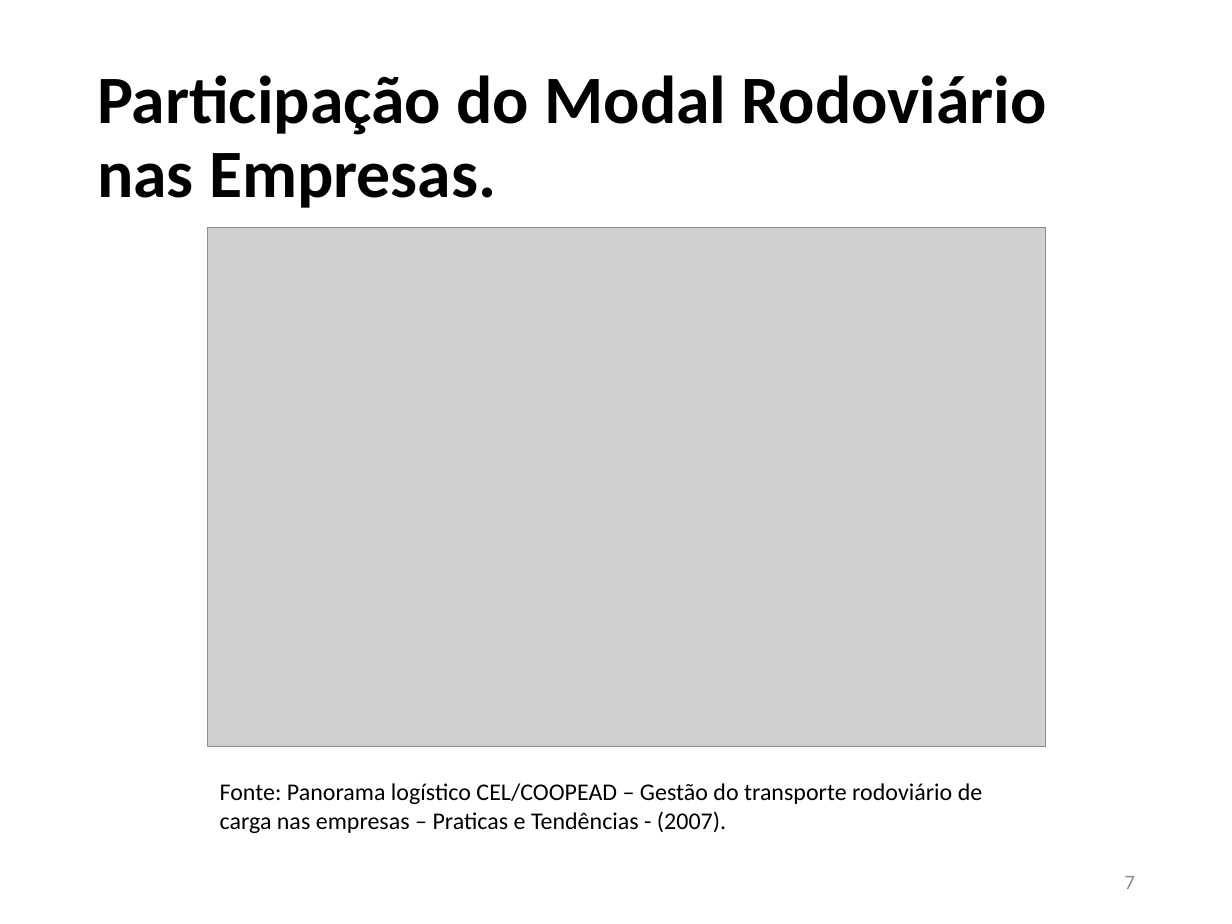
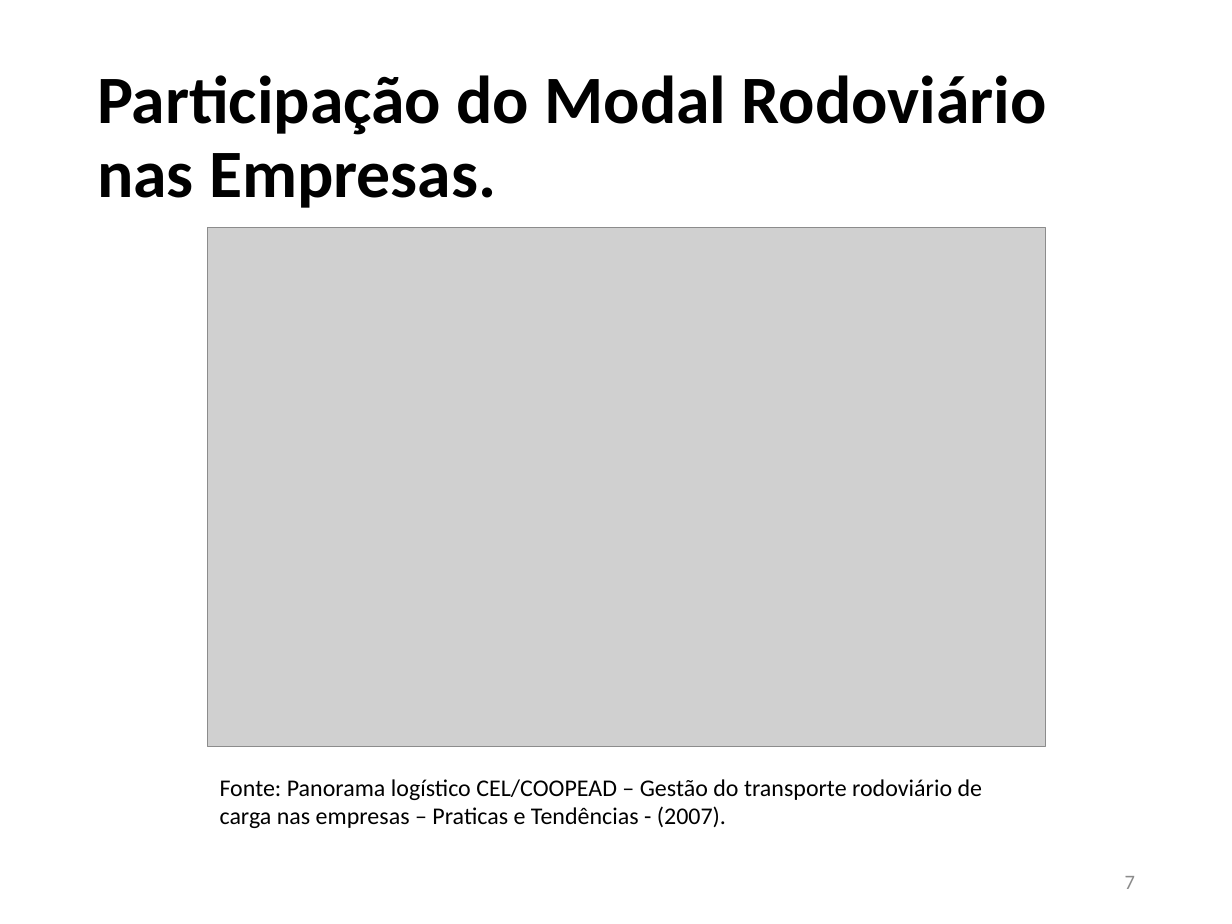
Before and after one commit to JoaoVFG/documentacaoTG, a slide deck: slide 7 of APRESENTAÇÃO JOAO VITOR.pptx. Drawn at 1232x924 pixels with LibreOffice and Linux fonts; fonts in the diff are those of the drawing; grey boxes stand for pictures. Boxes give left, top, right and bottom in pixels: in the first picture for what was removed or moved away, otherwise in the second. Text is boxed around its words. In the diff, an @@ line names an element or a change of style, - is before the commit and + after.

```diff
--- a/APRESENTAÇÃO JOAO VITOR.pptx
+++ b/APRESENTAÇÃO JOAO VITOR.pptx
@@ text "Fonte: Panorama logístico CEL/COOPEAD – ...": place and size @@
-text "Fonte: Panorama logístico CEL/COOPEAD – ..." at [220,783,982,833]
+text "Fonte: Panorama logístico CEL/COOPEAD – ..." at [220,779,982,828]
```
Also in this commit, not shown: 2 other slides changed, 27 slides added, 5 slides removed, 4 other files.
